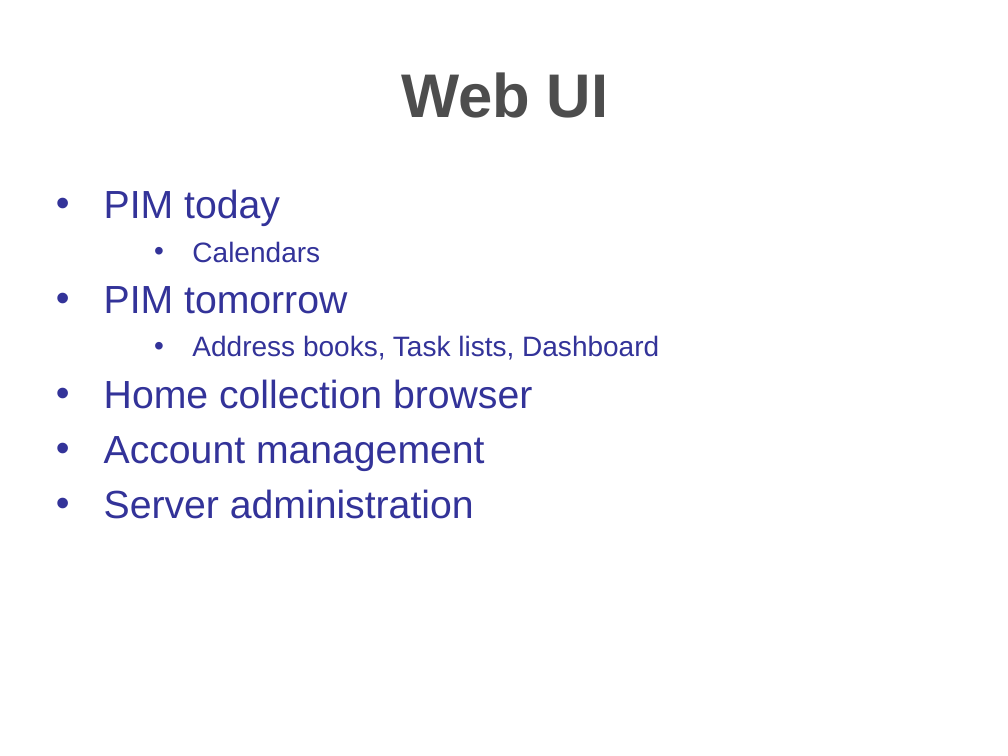
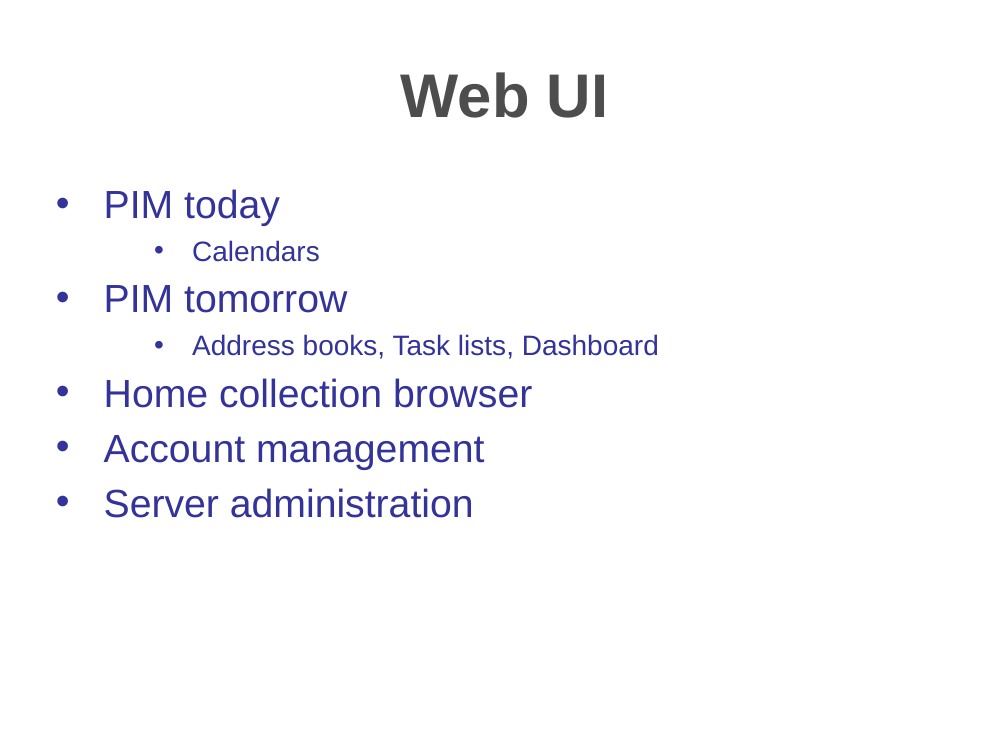
Before and after one commit to hzbarcea/cosmo, a slide deck: slide 8 of src/docs/presentations/apachecon2006.ppt. Drawn at 1008x756 pixels with LibreOffice and Linux fonts; fonts in the diff are those of the drawing; background and template pictures are left out. Boxes give left, top, right and bottom in pixels: in the first picture for what was removed or moved away, otherwise in the second. Text is boxed around its words. In the diff, an @@ line names an element or a change of style, - is before the commit and + after.

```diff
--- a/src/docs/presentations/apachecon2006.ppt
+++ b/src/docs/presentations/apachecon2006.ppt
@@ text "PIM today" at (x1=104, y1=189, x2=659, y2=518): line spacing 33.4pt to 33.2pt; line spacing 23.4pt to 23.1pt @@
```
Also in this commit, not shown: 23 other slides changed, 5 slides added, 5 slides removed.
